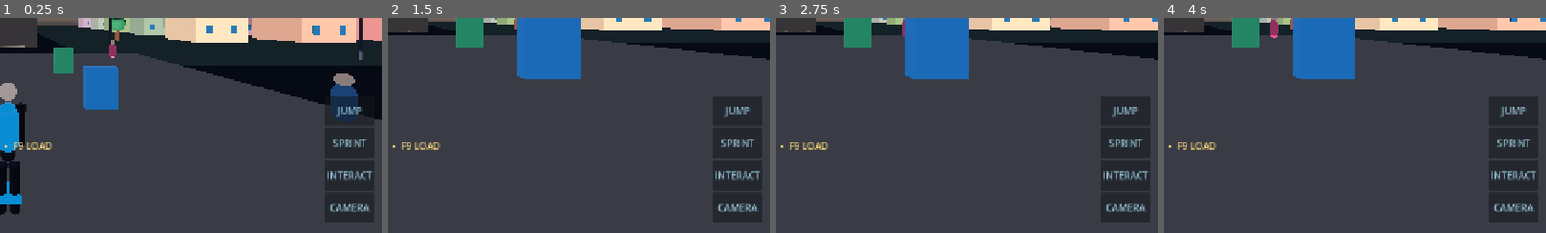
Above: before the commit, frames 1-4 (left to right).
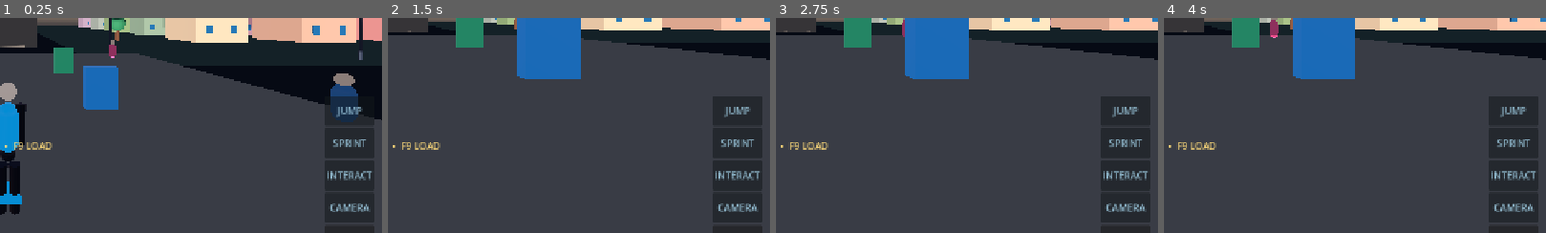
Above: after the commit, the same moments.

Repository: arezosaleh040-wq/Stickman
Game: Godot game, scene res://scenes/main.tscn
The game is run twice, just before and just after one commit, with the same random seed, the same clock (stepped at 60 frames per second) and the same inputs.
Inputs:
- Up to frame 1 (0.25 s): no input
- Up to frame 2 (1.5 s): click "CAMERA" at 0.5 s; click "▲" at 1.25 s
- Up to frame 3 (2.75 s): click "◀" at 2 s
- Up to frame 4 (4 s): click "▼" at 2.75 s; click "▶" at 3.5 s
The pictures show only the part of the screen within x 49-99%, y 50-100%; the shares and areas given below are measured in that part.

The runs differ from the first frame. In frame 1, 0.4% of the frame differs, in the area x 85-98%, y 96-100%; in frame 2, 0.4%; in frame 3, 0.4%; in frame 4, 0.4%.

Commit message:
Add advanced camera and mobile control settings

Diff:
--- a/scripts/player.gd
+++ b/scripts/player.gd
@@ -12,6 +12,16 @@
 
 var gravity: float = ProjectSettings.get_setting("physics/3d/default_gravity")
 var first_person := false
+var sensitivity_multiplier := 1.0
+var invert_look_y := false
+var camera_fov := 75.0
+var camera_distance := 4.2
+var touch_button_scale := 1.0
+var graphics_quality := 1
+var touch_layout_left := true
+var pause_overlay: ColorRect
+var settings_panel: PanelContainer
+var settings_config := ConfigFile.new()
 var stamina := 100.0
 var visual_root: Node3D
 var limbs: Array[Node3D] = []
@@ -29,6 +39,8 @@
 	_build_character()
 	_build_touch_controls()
 	_build_hud()
+	_build_pause_and_settings()
+	_load_player_settings()
 	Input.mouse_mode = Input.MOUSE_MODE_CAPTURED
 	if SaveSystem.has_save():
 		SaveSystem.load_game()
@@ -44,7 +56,7 @@
 		elif event.keycode == KEY_F9:
 			SaveSystem.load_game()
 		elif event.keycode == KEY_ESCAPE:
-			Input.mouse_mode = Input.MOUSE_MODE_VISIBLE
+			_toggle_pause_menu()
 	if event is InputEventMouseButton and event.pressed and event.button_index == MOUSE_BUTTON_LEFT:
 		Input.mouse_mode = Input.MOUSE_MODE_CAPTURED
 	if event is InputEventMouseMotion and Input.mouse_mode == Input.MOUSE_MODE_CAPTURED:
@@ -53,9 +65,10 @@
 		_rotate_camera(event.relative)
 
 func _rotate_camera(relative: Vector2) -> void:
-	rotate_y(-relative.x * mouse_sensitivity)
-	camera_pivot.rotate_x(-relative.y * mouse_sensitivity)
-	camera_pivot.rotation.x = clamp(camera_pivot.rotation.x, -1.1, 1.1)
+	rotate_y(-relative.x * mouse_sensitivity * sensitivity_multiplier)
+	var vertical_sign := 1.0 if invert_look_y else -1.0
+	camera_pivot.rotate_x(relative.y * mouse_sensitivity * sensitivity_multiplier * vertical_sign)
+	camera_pivot.rotation.x = clamp(camera_pivot.rotation.x, -1.25, 1.25)
 
 func _physics_process(delta: float) -> void:
 	parkour_cooldown = maxf(0.0, parkour_cooldown - delta)
@@ -197,7 +210,8 @@
 
 func _toggle_camera() -> void:
 	first_person = not first_person
-	camera.position = Vector3(0, 0.03, 0.02) if first_person else Vector3(0, 0.55, 4.1)
+	camera.position = Vector3(0, 0.03, 0.02) if first_person else Vector3(0, 0.55, camera_distance)
+	camera.fov = camera_fov
 	visual_root.visible = not first_person
 
 func _interact_nearest() -> void:
@@ -299,14 +313,20 @@
 	_add_touch_button(actions, "SPRINT", "sprint")
 	_add_touch_button(actions, "INTERACT", "interact")
 	_add_touch_button(actions, "CAMERA", "camera_toggle")
+	var menu_button := Button.new()
+	menu_button.text = "MENU"
+	menu_button.custom_minimum_size = Vector2(76, 42) * touch_button_scale
+	menu_button.pressed.connect(_toggle_pause_menu)
+	actions.add_child(menu_button)
 
 func _add_touch_button(parent: Control, caption: String, action: String) -> void:
 	var button := Button.new()
 	button.text = caption
-	button.custom_minimum_size = Vector2(76, 50)
+	button.custom_minimum_size = Vector2(76, 50) * touch_button_scale
 	button.focus_mode = Control.FOCUS_NONE
 	button.modulate = Color(0.7, 0.9, 1.0, 0.88)
 	parent.add_child(button)
+	button.add_to_group("touch_game_buttons")
 	if action == "camera_toggle":
 		button.pressed.connect(_toggle_camera)
 	elif action == "interact":
@@ -314,3 +334,193 @@
 	else:
 		button.button_down.connect(func(): Input.action_press(action))
 		button.button_up.connect(func(): Input.action_release(action))
+
+
+func _build_pause_and_settings() -> void:
+	pause_overlay = ColorRect.new()
+	pause_overlay.name = "PauseOverlay"
+	pause_overlay.color = Color(0.015, 0.025, 0.045, 0.88)
+	pause_overlay.set_anchors_and_offsets_preset(Control.PRESET_FULL_RECT)
+	pause_overlay.visible = false
+	pause_overlay.mouse_filter = Control.MOUSE_FILTER_STOP
+	var layer := get_node_or_null("GameHUD") as CanvasLayer
+	if layer == null:
+		layer = CanvasLayer.new()
+		layer.name = "GameHUD"
+		add_child(layer)
+	layer.add_child(pause_overlay)
+	var center := CenterContainer.new()
+	center.set_anchors_and_offsets_preset(Control.PRESET_FULL_RECT)
+	pause_overlay.add_child(center)
+	var card := PanelContainer.new()
+	card.custom_minimum_size = Vector2(320, 0)
+	center.add_child(card)
+	var stack := VBoxContainer.new()
+	stack.add_theme_constant_override("separation", 12)
+	card.add_child(stack)
+	var heading := Label.new()
+	heading.text = "SHADOW WORLD  •  PAUSED"
+	heading.horizontal_alignment = HORIZONTAL_ALIGNMENT_CENTER
+	heading.add_theme_font_size_override("font_size", 20)
+	stack.add_child(heading)
+	var resume := Button.new()
+	resume.text = "RESUME GAME"
+	resume.pressed.connect(_close_pause_menu)
+	stack.add_child(resume)
+	var settings := Button.new()
+	settings.text = "GAME SETTINGS"
+	settings.pressed.connect(_open_settings)
+	stack.add_child(settings)
+	var save_button := Button.new()
+	save_button.text = "SAVE GAME"
+	save_button.pressed.connect(func():
+		SaveSystem.save_game()
+		_show_message("GAME SAVED")
+	)
+	stack.add_child(save_button)
+	settings_panel = PanelContainer.new()
+	settings_panel.name = "SettingsPanel"
+	settings_panel.custom_minimum_size = Vector2(340, 0)
+	settings_panel.visible = false
+	center.add_child(settings_panel)
+	var settings_stack := VBoxContainer.new()
+	settings_stack.add_theme_constant_override("separation", 9)
+	settings_panel.add_child(settings_stack)
+	var title := Label.new()
+	title.text = "CONTROL & DISPLAY SETTINGS"
+	title.horizontal_alignment = HORIZONTAL_ALIGNMENT_CENTER
+	title.add_theme_font_size_override("font_size", 18)
+	settings_stack.add_child(title)
+	_add_setting_slider(settings_stack, "LOOK SENSITIVITY", 0.4, 3.0, 0.05, sensitivity_multiplier, func(v: float):
+		sensitivity_multiplier = v
+		_save_player_settings()
+	)
+	_add_setting_slider(settings_stack, "FIELD OF VIEW", 55.0, 100.0, 1.0, camera_fov, func(v: float):
+		camera_fov = v
+		camera.fov = camera_fov
+		_save_player_settings()
+	)
+	_add_setting_slider(settings_stack, "THIRD PERSON DISTANCE", 2.5, 8.0, 0.1, camera_distance, func(v: float):
+		camera_distance = v
+		if not first_person:
+			camera.position.z = camera_distance
+		_save_player_settings()
+	)
+	_add_setting_slider(settings_stack, "TOUCH BUTTON SIZE", 0.75, 1.5, 0.05, touch_button_scale, func(v: float):
+		touch_button_scale = v
+		_apply_touch_button_scale()
+		_save_player_settings()
+	)
+	var invert := CheckBox.new()
+	invert.text = "INVERT VERTICAL CAMERA"
+	invert.button_pressed = invert_look_y
+	invert.toggled.connect(func(v: bool):
+		invert_look_y = v
+		_save_player_settings()
+	)
+	settings_stack.add_child(invert)
+	var quality := OptionButton.new()
+	quality.add_item("LOW  •  PERFORMANCE", 0)
+	quality.add_item("MEDIUM  •  BALANCED", 1)
+	quality.add_item("HIGH  •  VISUAL", 2)
+	quality.select(graphics_quality)
+	quality.item_selected.connect(_apply_graphics_quality)
+	settings_stack.add_child(quality)
+	var layout := OptionButton.new()
+	layout.add_item("TOUCH BUTTONS: LEFT-HAND MOVE", 0)
+	layout.add_item("TOUCH BUTTONS: RIGHT-HAND MOVE", 1)
+	layout.select(0 if touch_layout_left else 1)
+	layout.item_selected.connect(func(index: int):
+		touch_layout_left = index == 0
+		_rebuild_touch_controls()
+		_save_player_settings()
+	)
+	settings_stack.add_child(layout)
+	var back := Button.new()
+	back.text = "BACK TO PAUSE MENU"
+	back.pressed.connect(func():
+		settings_panel.visible = false
+	)
+	settings_stack.add_child(back)
+
+func _add_setting_slider(parent: VBoxContainer, caption: String, minimum: float, maximum: float, step: float, initial: float, callback: Callable) -> void:
+	var label := Label.new()
+	label.text = "%s  •  %s" % [caption, str(initial)]
+	parent.add_child(label)
+	var slider := HSlider.new()
+	slider.min_value = minimum
+	slider.max_value = maximum
+	slider.step = step
+	slider.value = initial
+	slider.custom_minimum_size = Vector2(280, 24)
+	slider.value_changed.connect(func(value: float):
+		label.text = "%s  •  %s" % [caption, str(snappedf(value, step))]
+		callback.call(value)
+	)
+	parent.add_child(slider)
+
+func _toggle_pause_menu() -> void:
+	if pause_overlay == null:
+		return
+	pause_overlay.visible = not pause_overlay.visible
+	settings_panel.visible = false
+	get_tree().paused = pause_overlay.visible
+	Input.mouse_mode = Input.MOUSE_MODE_VISIBLE if pause_overlay.visible else Input.MOUSE_MODE_CAPTURED
+
+func _close_pause_menu() -> void:
+	pause_overlay.visible = false
+	settings_panel.visible = false
+	get_tree().paused = false
+	Input.mouse_mode = Input.MOUSE_MODE_CAPTURED
+
+func _open_settings() -> void:
+	settings_panel.visible = true
+
+func _apply_graphics_quality(index: int) -> void:
+	graphics_quality = index
+	match index:
+		0:
+			camera.far = 110.0
+			Engine.max_fps = 30
+		1:
+			camera.far = 180.0
+			Engine.max_fps = 60
+		2:
+			camera.far = 260.0
+			Engine.max_fps = 60
+	_save_player_settings()
+
+func _apply_touch_button_scale() -> void:
+	for button in get_tree().get_nodes_in_group("touch_game_buttons"):
+		if button is Button:
+			button.custom_minimum_size = Vector2(76, 50) * touch_button_scale
+
+func _rebuild_touch_controls() -> void:
+	var old := get_node_or_null("MobileControls")
+	if old:
+		old.queue_free()
+	_build_touch_controls()
+
+func _save_player_settings() -> void:
+	settings_config.set_value("camera", "sensitivity", sensitivity_multiplier)
+	settings_config.set_value("camera", "invert_y", invert_look_y)
+	settings_config.set_value("camera", "fov", camera_fov)
+	settings_config.set_value("camera", "distance", camera_distance)
+	settings_config.set_value("controls", "button_scale", touch_button_scale)
+	settings_config.set_value("controls", "left_hand_move", touch_layout_left)
+	settings_config.set_value("graphics", "quality", graphics_quality)
+	settings_config.save("user://stickman_settings.cfg")
+
+func _load_player_settings() -> void:
+	if settings_config.load("user://stickman_settings.cfg") != OK:
+		return
+	sensitivity_multiplier = float(settings_config.get_value("camera", "sensitivity", 1.0))
+	invert_look_y = bool(settings_config.get_value("camera", "invert_y", false))
+	camera_fov = float(settings_config.get_value("camera", "fov", 75.0))
+	camera_distance = float(settings_config.get_value("camera", "distance", 4.2))
+	touch_button_scale = float(settings_config.get_value("controls", "button_scale", 1.0))
+	touch_layout_left = bool(settings_config.get_value("controls", "left_hand_move", true))
+	graphics_quality = int(settings_config.get_value("graphics", "quality", 1))
+	camera.fov = camera_fov
+	camera.position.z = camera_distance
+	_apply_graphics_quality(graphics_quality)
